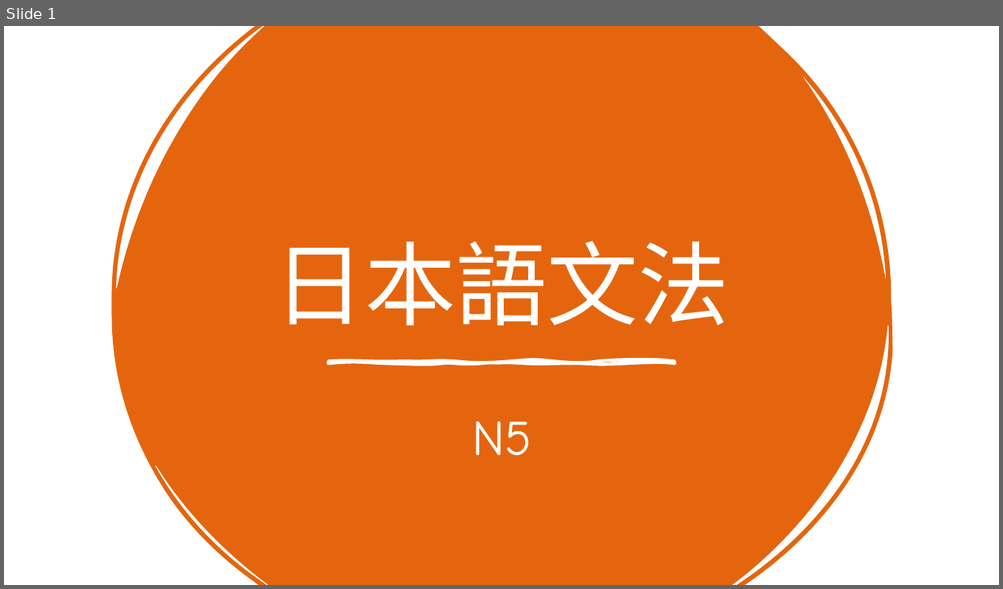
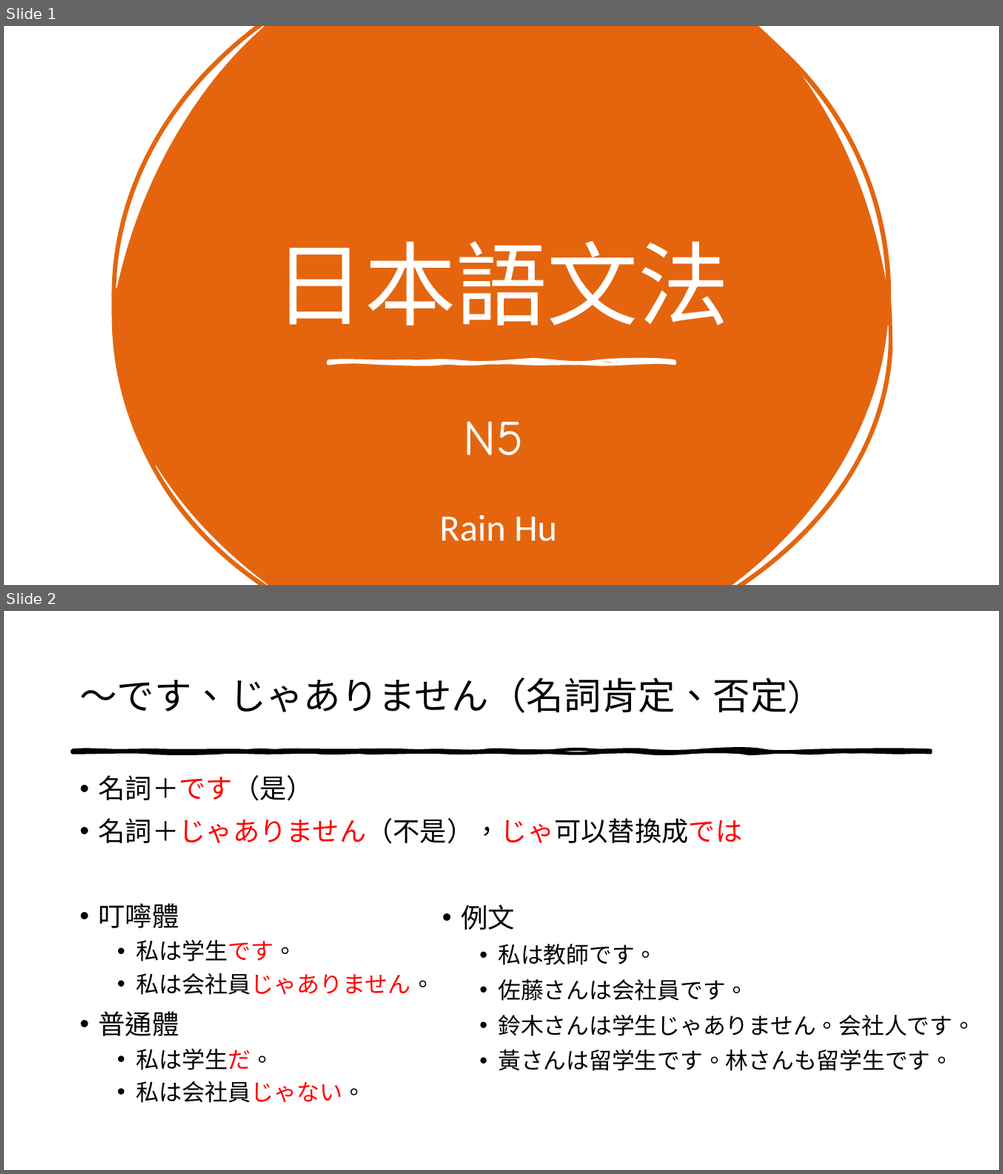
Before and after one commit to intervalrain/intervalrain.github.io, a slide deck: content/posts/jp/ppt/n5.pptx. Shown one above the other, each under a label of ours: slide 1 before the commit, slides 1 and 2 after it. The pictures are 1003x589 and 1003x1174 pixels, drawn with LibreOffice and Linux fonts; fonts in the diff are those of the drawing. Boxes give left, top, right and bottom in pixels: in the first picture for what was removed or moved away, otherwise in the second. Text is boxed around its words. In the diff, an @@ line names an element or a change of style, - is before the commit and + after.

```diff
--- a/content/posts/jp/ppt/n5.pptx
+++ b/content/posts/jp/ppt/n5.pptx
@@ slide 2 added at (4,611,999,1170), background #FFFFFF @@
@@ title added at (79,678,800,714), 36 pt, text #000000 @@
+〜です、じゃありません（名詞肯定、否定)
@@ freeform shape added at (73,751,930,753), fill #000000, outline #000000 3 pt @@
@@ text added at (99,775,743,1103), 25.9 pt, text #000000 @@
+• 名詞＋です（是）
+• 名詞＋じゃありません（不是），じゃ可以替換成では
+• 叮嚀體
+  • 私は学生です。
+  • 私は会社員じゃありません。
+• 普通體
+  • 私は学生だ。
+  • 私は会社員じゃない。
@@ text added at (461,905,975,1071), 22 pt, text #000000 @@
+• 例文
+  • 私は教師です。
+  • 佐藤さんは会社員です。
+  • 鈴木さんは学生じゃありません。会社人です。
+  • 黃さんは留学生です。林さんも留学生です。
@@ slide 1 changed as well @@
@@ subtitle "N5": place and size @@
-subtitle "N5" at (472,421,532,456)
+subtitle "N5" at (464,421,523,456)
@@ text added at (439,515,557,542), 36 pt, text #FFFFFF @@
+Rain Hu
```
Also in this commit, not shown: 19 other slides added, 1 slide removed.
